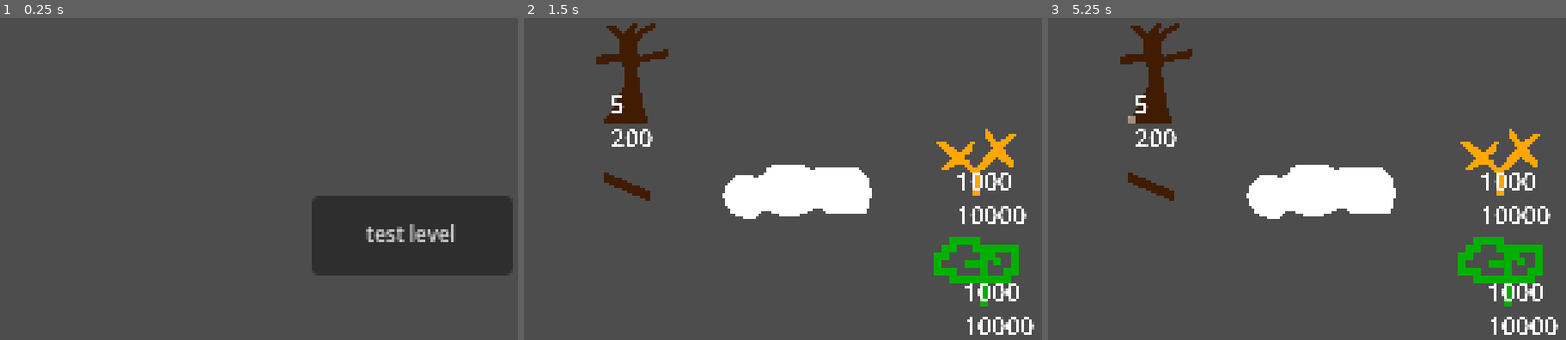
Above: before the commit, frames 1-3 (left to right).
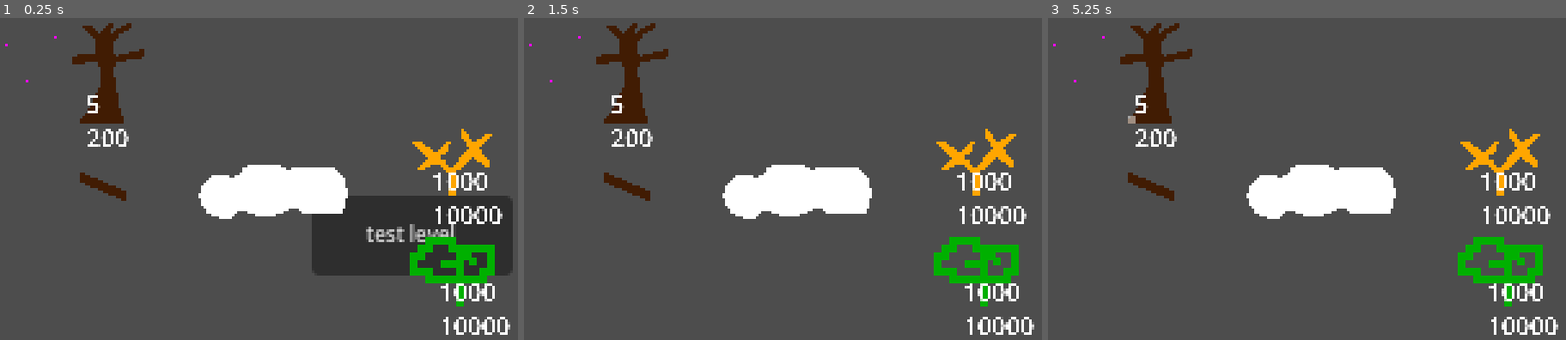
Above: after the commit, the same moments.

Repository: kev9268/ABSlowJam3
Game: Godot game, scene res://scenes/level_hub.tscn
Two runs of this game, one before a commit and one after it. Both use one fixed random seed, a clock stepped at 60 frames per second and the inputs below.
Inputs (mouse positions are in pixels of both pictures, inside the frame that each line leads up to):
- Up to frame 1 (0.25 s): no input
- Up to frame 2 (1.5 s): click "test level" at 0.5 s; tap Enter at 1.25 s; move the mouse to (933, 153) at 1.27 s; press the mouse at (933, 153) at 1.28 s
- Up to frame 3 (5.25 s): tap R (restart) every 0.75 s from 2 to 5 s; move the mouse to (1193, 188) at 2.02 s; release the mouse at (1193, 188) at 2.03 s; tap U (undo) at 2.1, 3.6, 5.1 s; move the mouse to (1379, 95) at 2.77 s; press the mouse at (1379, 95) at 2.78 s; move the mouse to (1286, 240) at 3.52 s; release the mouse at (1286, 240) at 3.53 s; move the mouse to (1503, 224) at 4.27 s; press the mouse at (1503, 224) at 4.28 s; move the mouse to (1130, 117) at 5.02 s; release the mouse at (1130, 117) at 5.03 s

The runs differ from the first frame. In frame 1, 9.3% of the frame differs, in the area x 0-99%, y 1-99%; in frame 2, less than 0.1%; in frame 3, less than 0.1%.

Commit message:
Implementing Flower Interaction

Diff:
--- /dev/null
+++ b/scenes/flower.gd
@@ -0,0 +1,32 @@
+extends TileMapLayer
+
+var surround_eight = [Vector2i(-1,-1),Vector2i(-1,0),Vector2i(-1,1),Vector2i(0,-1),Vector2i(0,0),Vector2i(0,1),Vector2i(1,-1),Vector2i(1,0),Vector2i(1,1)]
+var pos = Vector2i(0,0)
+var tree_tileset = null
+var buds = null
+#.get_node("Layers/Tree")
+
+var tile_types = {
+	"tree":0,
+	"wall":1,
+}
+
+func _ready() -> void:
+	tree_tileset = get_node("../Tree")
+	buds = get_used_cells()
+	print(buds)
+	print(tree_tileset)
+
+# Called every frame. 'delta' is the elapsed time since the previous frame.
+func _process(delta: float) -> void:
+	var i = 0
+	for bud in buds:
+
+		for adj_position in surround_eight:
+			var check_cell = tree_tileset.get_cell_source_id(adj_position+bud)
+			if(check_cell != -1 and check_cell == tile_types["tree"]):
+				print("blossom " + str(i))
+				break
+			else:
+				print("nothing " + str(i))
+		i+=1
--- a/scenes/level_hub.tscn
+++ b/scenes/level_hub.tscn
@@ -1,6 +1,7 @@
-[gd_scene load_steps=2 format=3 uid="uid://cd0yydf3e153h"]
+[gd_scene load_steps=3 format=3 uid="uid://cd0yydf3e153h"]
 
 [ext_resource type="Script" uid="uid://daefnn170chbq" path="res://scenes/level_hub.gd" id="1_o1g7o"]
+[ext_resource type="PackedScene" uid="uid://bevx43r3iepfw" path="res://scenes/test_level.tscn" id="3_73tgf"]
 
 [node name="LevelHub" type="Node2D"]
 script = ExtResource("1_o1g7o")
@@ -13,4 +14,6 @@
 theme_override_font_sizes/font_size = 8
 text = "test level"
 
+[node name="TestLevel" parent="." instance=ExtResource("3_73tgf")]
+
 [connection signal="button_up" from="Button" to="." method="change_level" binds= [0]]
--- a/scenes/test_level.tscn
+++ b/scenes/test_level.tscn
@@ -1,11 +1,22 @@
-[gd_scene load_steps=11 format=4 uid="uid://bevx43r3iepfw"]
+[gd_scene load_steps=15 format=4 uid="uid://bevx43r3iepfw"]
 
 [ext_resource type="Texture2D" uid="uid://b238p5fhdj702" path="res://art/pixel.png" id="1_2venv"]
 [ext_resource type="Script" uid="uid://drt1vkhdoniou" path="res://scenes/level_controller.gd" id="1_tmr53"]
+[ext_resource type="Script" uid="uid://u647hsahymkw" path="res://scenes/flower.gd" id="2_88ety"]
+[ext_resource type="Texture2D" uid="uid://diotonfycqaen" path="res://art/flower_bud.png" id="2_ahbqi"]
 [ext_resource type="Texture2D" uid="uid://beyyqovi7us4w" path="res://art/clouds.png" id="2_j6w7d"]
 [ext_resource type="Script" uid="uid://wids4vrb683j" path="res://scenes/draw_tree.gd" id="2_paw1w"]
 [ext_resource type="PackedScene" uid="uid://cd41i8olb8biw" path="res://scenes/root.tscn" id="5_88ety"]
 [ext_resource type="Texture2D" uid="uid://wgp6bofgdoed" path="res://art/cursor.png" id="5_qcd3b"]
+
+[sub_resource type="TileSetAtlasSource" id="TileSetAtlasSource_7gix3"]
+texture = ExtResource("2_ahbqi")
+texture_region_size = Vector2i(1, 1)
+0:0/0 = 0
+
+[sub_resource type="TileSet" id="TileSet_ahbqi"]
+tile_size = Vector2i(1, 1)
+sources/1 = SubResource("TileSetAtlasSource_7gix3")
 
 [sub_resource type="TileMapPattern" id="TileMapPattern_paw1w"]
 tile_data = PackedInt32Array(0, 65536, 0, 65536, 65536, 0, 131072, 65536, 0, 1, 65536, 0, 65537, 65536, 0, 131073, 65536, 0, 2, 65536, 0, 65538, 65536, 0, 131074, 65536, 0)
@@ -34,6 +45,13 @@
 
 [node name="Layers" type="Node2D" parent="."]
 
+[node name="Flower" type="TileMapLayer" parent="Layers"]
+top_level = true
+visibility_layer = 3
+tile_map_data = PackedByteArray("AAARABIAAQAAAAAAAAAZACAAAQAAAAAAAAAkAA8AAQAAAAAAAAA=")
+tile_set = SubResource("TileSet_ahbqi")
+script = ExtResource("2_88ety")
+
 [node name="Tree" type="TileMapLayer" parent="Layers"]
 tile_map_data = PackedByteArray("AAAuAC8AAAAAAAAAAAAuADAAAAAAAAAAAAAvAC4AAAAAAAAAAAAwAC0AAAAAAAAAAAAxACwAAAAAAAAAAAAxAC …(32000 unchanged characters)…
 tile_set = SubResource("TileSet_j6w7d")
Binary file added: art/flower_bud.png
Not shown, added: art/flower_bud.png.import
Not shown, added: scenes/flower.gd.uid
Not shown, added: scenes/test_level.tscn75376807614.tmp
Not shown, added: scenes/test_level.tscn75382676304.tmp
